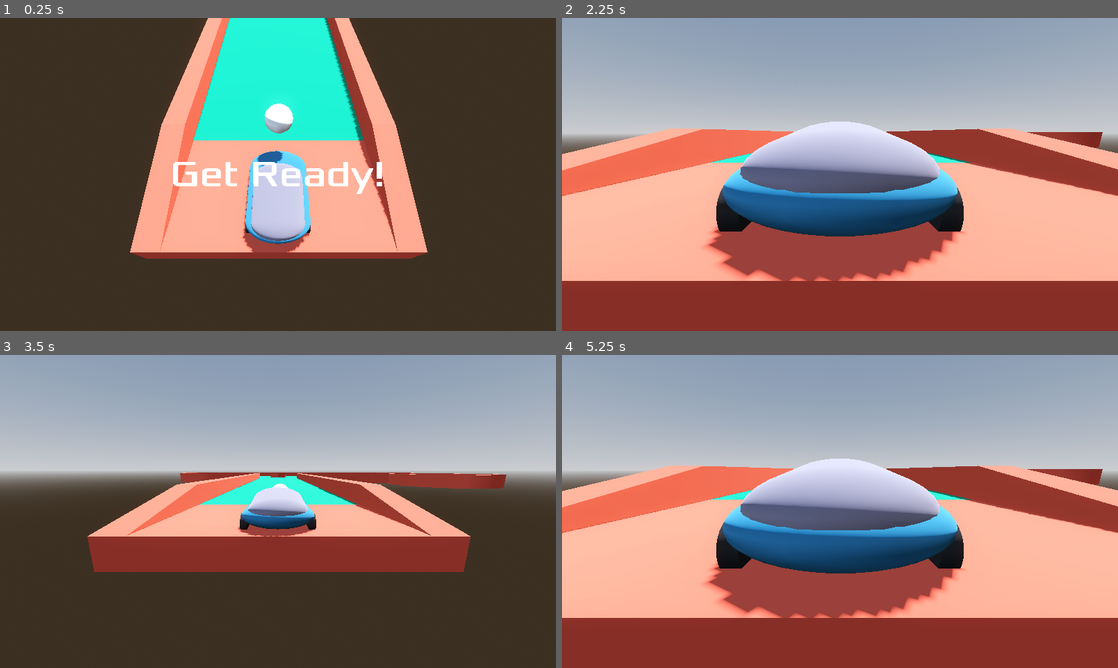
Above: before the commit, frames 1-4 (two rows, left to right).
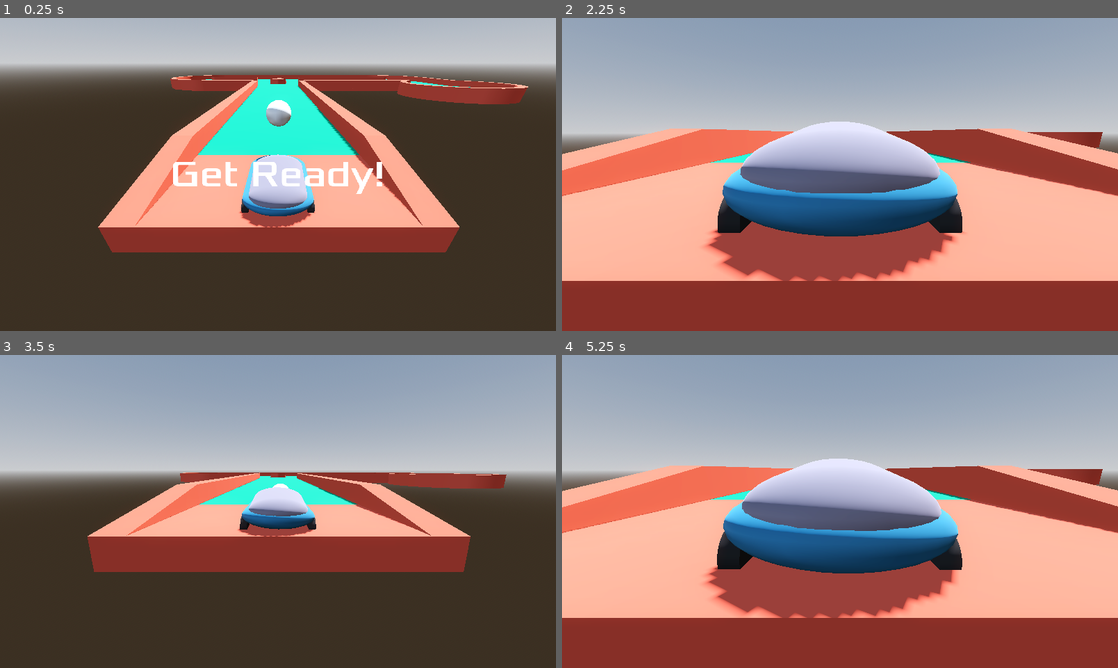
Above: after the commit, the same moments.

Repository: deecovan/v4-51-golf
Game: Godot game, scene res://Scenes/Main.tscn
Two runs of this game, one before a commit and one after it. Both use one fixed random seed, a clock stepped at 60 frames per second and the inputs below.
Inputs (mouse positions are in pixels of both pictures, inside the frame that each line leads up to):
- Up to frame 1 (0.25 s): no input
- Up to frame 2 (2.25 s): move the mouse to (867, 174) at 0.52 s; hold Mouse wheel up (cam_zoom_in) 0.53-1.28 s; hold Up (ui_up) from 0.53 s (still down); move the mouse to (812, 174) at 1.27 s; tap Mouse wheel down (cam_zoom_out) at 1.35 s; move the mouse to (851, 168) at 2.02 s; hold Mouse wheel up (cam_zoom_in) from 2.03 s (still down)
- Up to frame 3 (3.5 s): keep holding Up (ui_up); move the mouse to (272, 517) at 2.77 s; release Mouse wheel up (cam_zoom_in) at 2.78 s; tap Mouse wheel down (cam_zoom_out) at 2.85 s
- Up to frame 4 (5.25 s): keep holding Up (ui_up); tap Enter at 3.5, 5 s; move the mouse to (878, 514) at 3.52 s; hold Mouse wheel up (cam_zoom_in) 3.53-4.28 s; tap Space at 4.25 s; move the mouse to (795, 508) at 4.27 s; tap Mouse wheel down (cam_zoom_out) at 4.35 s; move the mouse to (845, 511) at 5.02 s; hold Mouse wheel up (cam_zoom_in) from 5.03 s (still down)

The runs differ from the first frame. In frame 1, 38% of the frame differs, in the area x 0-100%, y 0-77%; in frame 2, 0.3%; in frame 3, 0.1%; in frame 4, 1.4%.

Commit message:
Add Steering Acc/Brake controls

Diff:
--- a/Project/Scenes/Vehicle.tscn
+++ b/Project/Scenes/Vehicle.tscn
@@ -1,6 +1,7 @@
-[gd_scene load_steps=6 format=3 uid="uid://bt677ol3pn1iu"]
+[gd_scene load_steps=7 format=3 uid="uid://bt677ol3pn1iu"]
 
 [ext_resource type="PackedScene" uid="uid://dnlal1v72dih1" path="res://Scenes/Wheel.tscn" id="1_c180c"]
+[ext_resource type="Script" uid="uid://bncc623e3stif" path="res://Scripts/Vehicle.gd" id="1_krx02"]
 
 [sub_resource type="ConvexPolygonShape3D" id="ConvexPolygonShape3D_c180c"]
 points = PackedVector3Array(-0.8, -1.20008, 0, -0.784652, -1.20008, -0.156147, -0.787941, -1.33908, 0, -0.784652, -1.20 …(16863 unchanged characters)…
@@ -21,6 +22,8 @@
 
 [node name="Vehicle" type="VehicleBody3D"]
 transform = Transform3D(-1, 0, 8.74228e-08, 0, 1, 0, -8.74228e-08, 0, -1, 0, 0, 0)
+gravity_scale = 4.0
+script = ExtResource("1_krx02")
 
 [node name="CollisionShape3D" type="CollisionShape3D" parent="."]
 transform = Transform3D(1.36496, 0, 0, 0, -4.01128e-08, -0.471132, 0, 0.917674, -2.05938e-08, 0, 0.297697, -0.93688)
@@ -36,14 +39,36 @@
 mesh = SubResource("CapsuleMesh_c180c")
 surface_material_override/0 = SubResource("StandardMaterial3D_krx02")
 
-[node name="Wheel3D" parent="." instance=ExtResource("1_c180c")]
+[node name="Wheel3Dfl" parent="." instance=ExtResource("1_c180c")]
 transform = Transform3D(1, 0, 0, 0, 1, 0, 0, 0, 1, 1, 0, 0)
+use_as_steering = true
+wheel_roll_influence = 0.01
+wheel_friction_slip = 1.4
+suspension_travel = 0.15
+suspension_stiffness = 10.0
 
-[node name="Wheel3D2" parent="." instance=ExtResource("1_c180c")]
+[node name="Wheel3Dfr" parent="." instance=ExtResource("1_c180c")]
 transform = Transform3D(1, 0, 0, 0, 1, 0, 0, 0, 1, -1, 0, 0)
+use_as_steering = true
+wheel_roll_influence = 0.01
+wheel_friction_slip = 1.4
+suspension_travel = 0.15
+suspension_stiffness = 10.0
 
-[node name="Wheel3D3" parent="." instance=ExtResource("1_c180c")]
+[node name="Wheel3Drl" parent="." instance=ExtResource("1_c180c")]
 transform = Transform3D(1, 0, 0, 0, 1, 0, 0, 0, 1, 1, 0, -2)
+use_as_traction = true
+wheel_roll_influence = 0.01
+wheel_rest_length = 0.2
+wheel_friction_slip = 1.1
+suspension_travel = 0.15
+suspension_stiffness = 8.0
 
-[node name="Wheel3D4" parent="." instance=ExtResource("1_c180c")]
+[node name="Wheel3Drr" parent="." instance=ExtResource("1_c180c")]
 transform = Transform3D(1, 0, 0, 0, 1, 0, 0, 0, 1, -1, 0, -2)
+use_as_traction = true
+wheel_roll_influence = 0.01
+wheel_rest_length = 0.2
+wheel_friction_slip = 1.1
+suspension_travel = 0.15
+suspension_stiffness = 8.0
--- a/Project/Scripts/Main.gd
+++ b/Project/Scripts/Main.gd
@@ -11,7 +11,7 @@
 func _ready():
 	Input.mouse_mode = Input.MOUSE_MODE_CAPTURED
 	$Ball.position = $Tee.position
-	$CameraGimbal/GimbalInner.rotation.x = -1
+	$CameraGimbal/GimbalInner.rotation.x = -0.5
 	$CameraGimbal.rotation = $Vehicle.rotation
 	$UI.show_message("Get Ready!")
 
--- /dev/null
+++ b/Project/Scripts/Vehicle.gd
@@ -0,0 +1,6 @@
+extends VehicleBody3D
+
+var MAX_STEER  = 1
+
+func _process(delta: float) -> void:
+	steering = Input.get_axis("steer_left","steer_right")
--- a/Project/project.godot
+++ b/Project/project.godot
@@ -78,11 +78,41 @@
 cam_zoom_in={
 "deadzone": 0.2,
 "events": [Object(InputEventMouseButton,"resource_local_to_scene":false,"resource_name":"","device":-1,"window_id":0,"a …(258 unchanged characters)…
+, Object(InputEventKey,"resource_local_to_scene":false,"resource_name":"","device":-1,"window_id":0,"alt_pressed":false,"shift_pressed":false,"ctrl_pressed":false,"meta_pressed":false,"pressed":false,"keycode":0,"physical_keycode":4194323,"key_label":0,"unicode":0,"location":0,"echo":false,"script":null)
 ]
 }
 cam_zoom_out={
 "deadzone": 0.2,
 "events": [Object(InputEventMouseButton,"resource_local_to_scene":false,"resource_name":"","device":-1,"window_id":0,"a …(259 unchanged characters)…
+, Object(InputEventKey,"resource_local_to_scene":false,"resource_name":"","device":-1,"window_id":0,"alt_pressed":false,"shift_pressed":false,"ctrl_pressed":false,"meta_pressed":false,"pressed":false,"keycode":0,"physical_keycode":4194324,"key_label":0,"unicode":0,"location":0,"echo":false,"script":null)
+]
+}
+steer_left={
+"deadzone": 0.2,
+"events": [Object(InputEventKey,"resource_local_to_scene":false,"resource_name":"","device":-1,"window_id":0,"alt_pressed":false,"shift_pressed":false,"ctrl_pressed":false,"meta_pressed":false,"pressed":false,"keycode":0,"physical_keycode":65,"key_label":0,"unicode":97,"location":0,"echo":false,"script":null)
+, Object(InputEventJoypadButton,"resource_local_to_scene":false,"resource_name":"","device":-1,"button_index":13,"pressure":0.0,"pressed":false,"script":null)
+, Object(InputEventJoypadMotion,"resource_local_to_scene":false,"resource_name":"","device":-1,"axis":0,"axis_value":-1.0,"script":null)
+]
+}
+steer_right={
+"deadzone": 0.2,
+"events": [Object(InputEventKey,"resource_local_to_scene":false,"resource_name":"","device":-1,"window_id":0,"alt_pressed":false,"shift_pressed":false,"ctrl_pressed":false,"meta_pressed":false,"pressed":false,"keycode":0,"physical_keycode":68,"key_label":0,"unicode":100,"location":0,"echo":false,"script":null)
+, Object(InputEventJoypadButton,"resource_local_to_scene":false,"resource_name":"","device":-1,"button_index":14,"pressure":0.0,"pressed":false,"script":null)
+, Object(InputEventJoypadMotion,"resource_local_to_scene":false,"resource_name":"","device":-1,"axis":0,"axis_value":1.0,"script":null)
+]
+}
+brake={
+"deadzone": 0.2,
+"events": [Object(InputEventKey,"resource_local_to_scene":false,"resource_name":"","device":-1,"window_id":0,"alt_pressed":false,"shift_pressed":false,"ctrl_pressed":false,"meta_pressed":false,"pressed":false,"keycode":0,"physical_keycode":83,"key_label":0,"unicode":115,"location":0,"echo":false,"script":null)
+, Object(InputEventJoypadButton,"resource_local_to_scene":false,"resource_name":"","device":-1,"button_index":12,"pressure":0.0,"pressed":false,"script":null)
+, Object(InputEventJoypadMotion,"resource_local_to_scene":false,"resource_name":"","device":-1,"axis":1,"axis_value":1.0,"script":null)
+]
+}
+accelerate={
+"deadzone": 0.2,
+"events": [Object(InputEventKey,"resource_local_to_scene":false,"resource_name":"","device":-1,"window_id":0,"alt_pressed":false,"shift_pressed":false,"ctrl_pressed":false,"meta_pressed":false,"pressed":false,"keycode":0,"physical_keycode":87,"key_label":0,"unicode":119,"location":0,"echo":false,"script":null)
+, Object(InputEventJoypadButton,"resource_local_to_scene":false,"resource_name":"","device":-1,"button_index":11,"pressure":0.0,"pressed":false,"script":null)
+, Object(InputEventJoypadMotion,"resource_local_to_scene":false,"resource_name":"","device":-1,"axis":1,"axis_value":-1.0,"script":null)
 ]
 }
 
Not shown, added: Project/Scripts/Vehicle.gd.uid
Not shown, changed: README.MD
